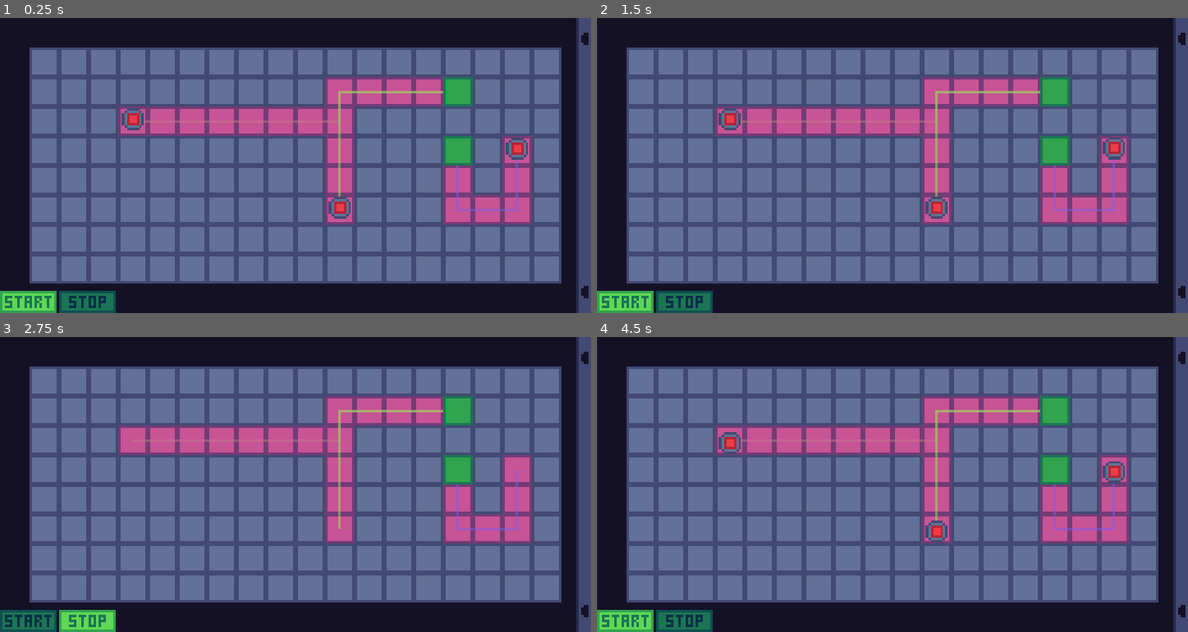
Above: before the commit, frames 1-4 (two rows, left to right).
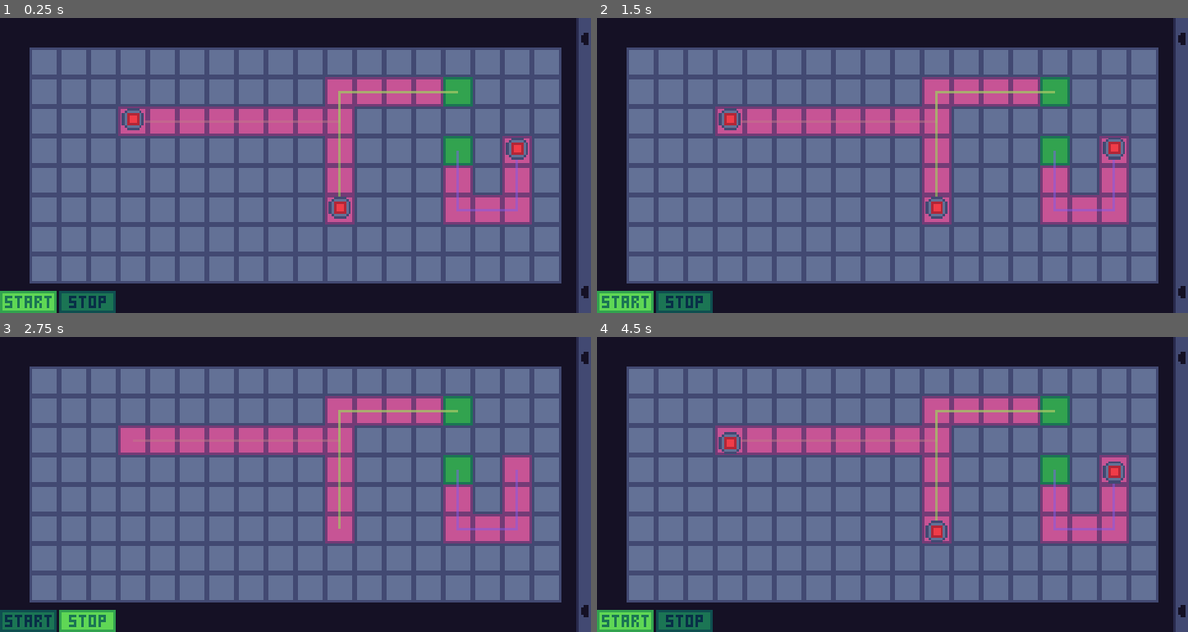
Above: after the commit, the same moments.

Repository: mariothedog/brackeys-game-jam
Game: Godot game, scene res://main/main.tscn
Same seed, same stepped clock (60 frames per second), same inputs: the game is played once before the commit and once after it.
Inputs (mouse positions are in pixels of both pictures, inside the frame that each line leads up to):
- Up to frame 1 (0.25 s): no input
- Up to frame 2 (1.5 s): click (626, 301) at 0.5 s; click (685, 301) at 1.25 s
- Up to frame 3 (2.75 s): click (29, 620) at 2 s
- Up to frame 4 (4.5 s): click (685, 620) at 2.75 s; click (626, 620) at 3.5 s; click (685, 620) at 4.25 s

The runs differ from the first frame. In frame 1, less than 0.1% of the frame differs, in the area x 75-78%, y 24-50%; in frame 2, less than 0.1%; in frame 3, less than 0.1%; in frame 4, less than 0.1%.

Commit message:
Make base tile render below enemies

Diff:
--- a/src/levels/tileset.tres
+++ b/src/levels/tileset.tres
@@ -40,7 +40,7 @@
 "shape": SubResource( 1 ),
 "shape_transform": Transform2D( 1, 0, 0, 1, 0, 0 )
 } ]
-1/z_index = 4
+1/z_index = 2
 2/name = "enemy_path"
 2/texture = ExtResource( 1 )
 2/tex_offset = Vector2( 0, 0 )
@@ -68,4 +68,4 @@
 3/shape_one_way = false
 3/shape_one_way_margin = 0.0
 3/shapes = [  ]
-3/z_index = 3
+3/z_index = 0
--- a/src/main/main.tscn
+++ b/src/main/main.tscn
@@ -29,14 +29,14 @@
 script = ExtResource( 4 )
 
 [node name="EnemySpawnIndicators" type="Node2D" parent="Level"]
-z_index = 4
+z_index = 2
 
 [node name="Turrets" type="Node2D" parent="."]
 script = ExtResource( 6 )
 level_path = NodePath("../Level")
 
 [node name="Bullets" type="Node2D" parent="Turrets"]
-z_index = 2
+z_index = 1
 
 [node name="PlacedTurrets" type="Node2D" parent="Turrets"]
 
--- a/src/turrets/turret.tscn
+++ b/src/turrets/turret.tscn
@@ -19,7 +19,7 @@
 texture = ExtResource( 2 )
 
 [node name="Gun" type="Sprite" parent="."]
-z_index = 4
+z_index = 2
 texture = ExtResource( 3 )
 hframes = 8
 
